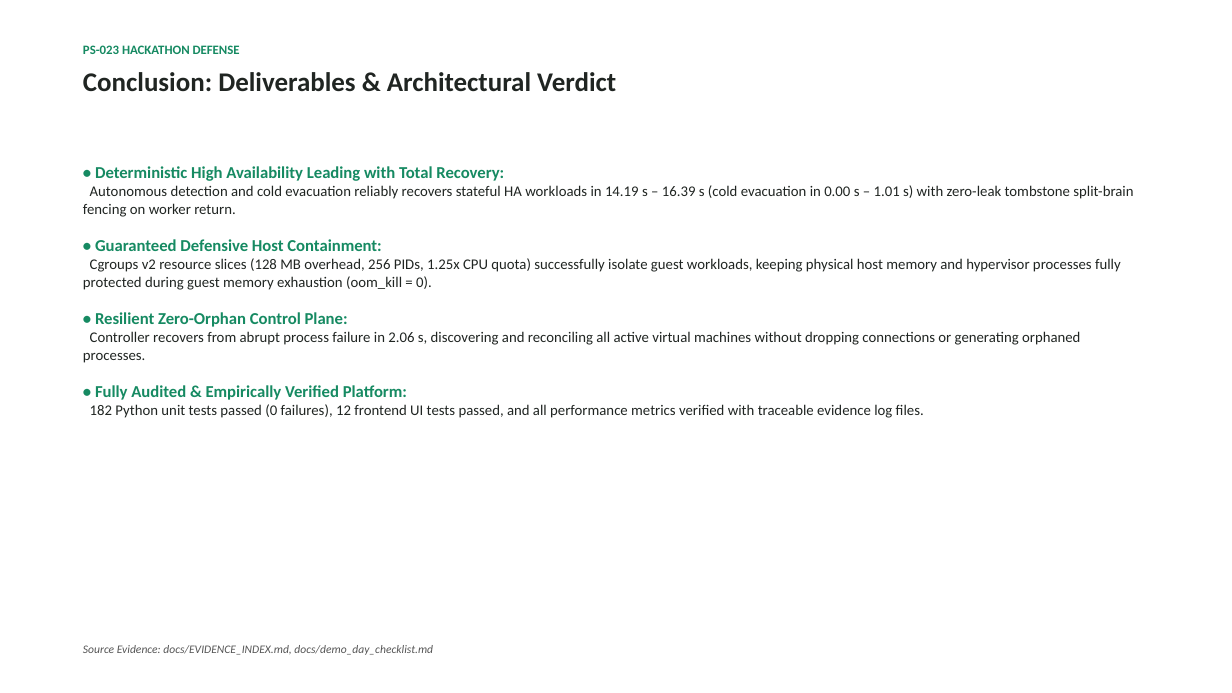
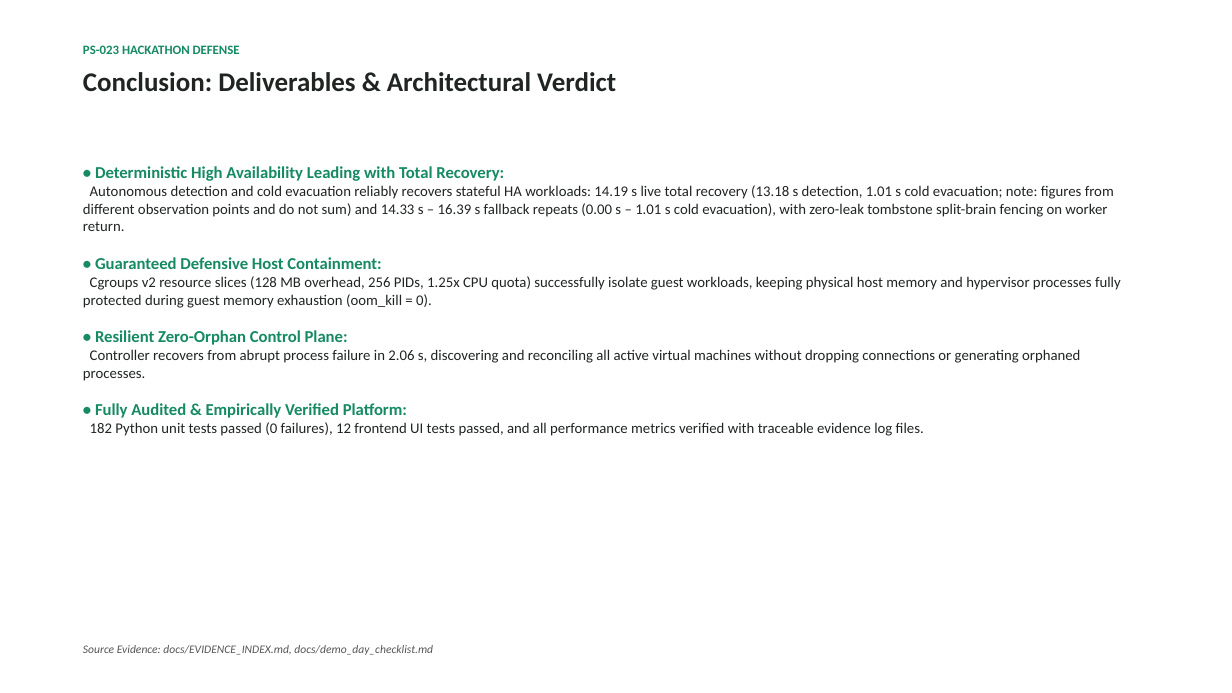
Before and after one commit to aiori-hackathon/A3-PS023-TC246, a slide deck: slide 11 of docs/deck/ps023_draft.pptx. Drawn at 1232x693 pixels with LibreOffice and Linux fonts; fonts in the diff are those of the drawing. Boxes give left, top, right and bottom in pixels: in the first picture for what was removed or moved away, otherwise in the second. Text is boxed around its words. In the diff, an @@ line names an element or a change of style, - is before the commit and + after.

```diff
--- a/docs/deck/ps023_draft.pptx
+++ b/docs/deck/ps023_draft.pptx
@@ text at box(83, 185, 1114, 231): text changed @@
-Autonomous detection and cold evacuation reliably recovers stateful HA workloads in 14.19 s – 16.39 s (cold evacuation in 0.00 s – 1.01 s) with zero-leak tombstone split-brain fencing on worker return.
+Autonomous detection and cold evacuation reliably recovers stateful HA workloads: 14.19 s live total recovery (13.18 s detection, 1.01 s cold evacuation; note: figures from different observation points and do not sum) and 14.33 s – 16.39 s fallback repeats (0.00 s – 1.01 s cold evacuation), with zero-leak tombstone split-brain fencing on worker return.
```
Also in this commit, not shown: 6 other slides changed, 15 other files.
